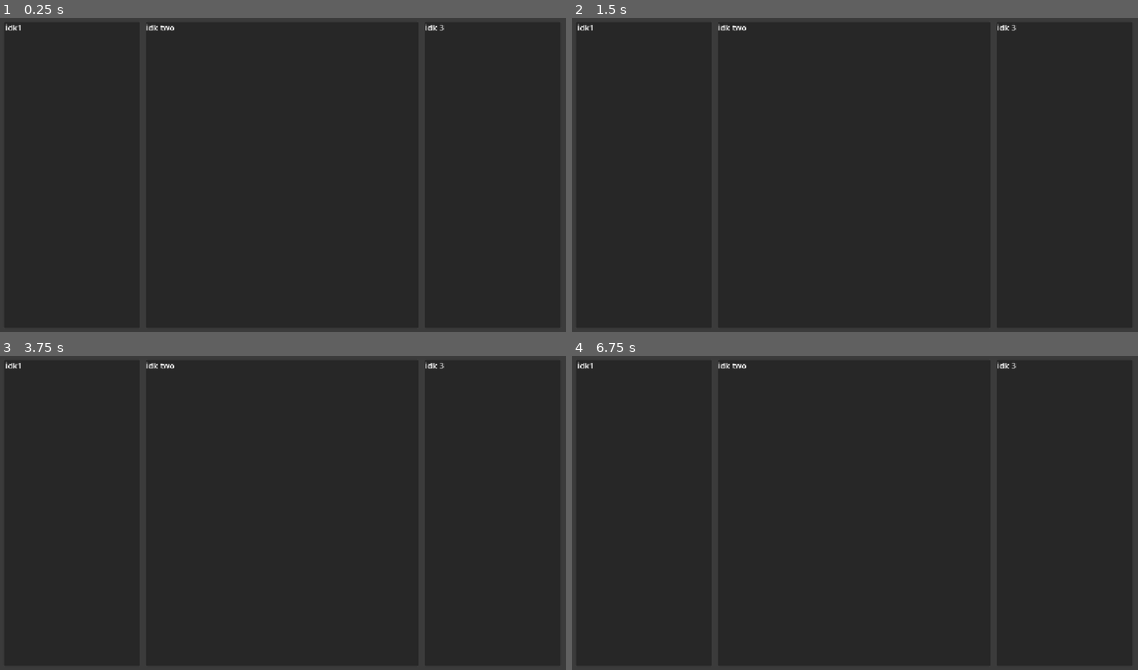
Above: before the commit, frames 1-4 (two rows, left to right).
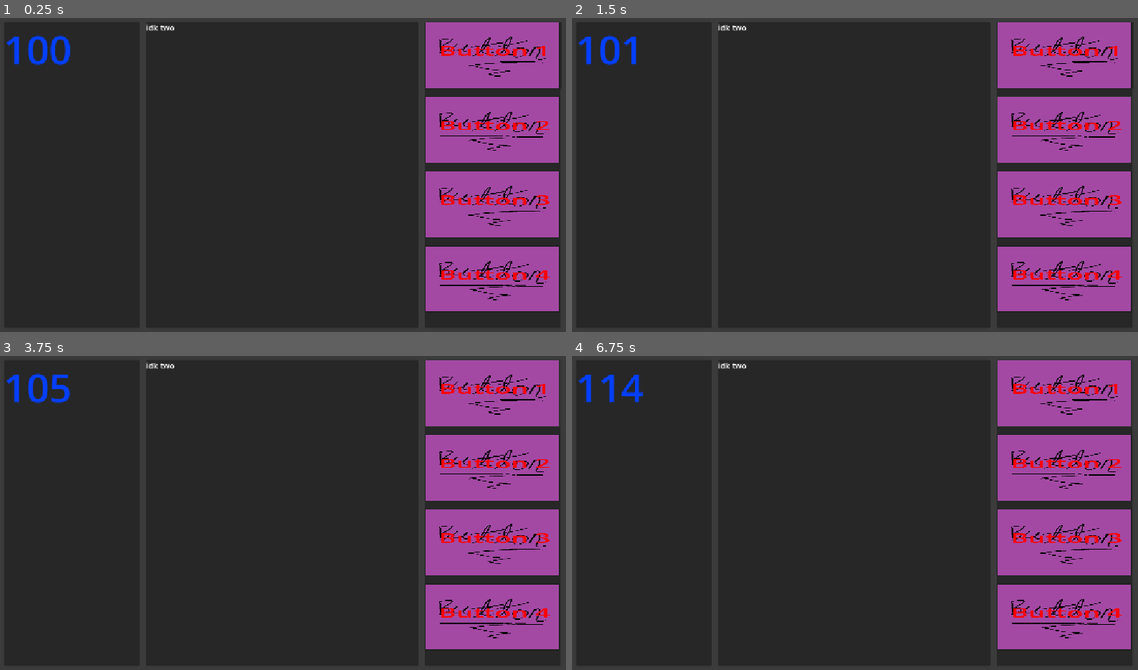
Above: after the commit, the same moments.

Repository: thehiddenspeaker/jam
Game: Godot game, scene res://main.tscn
Two runs of this game, one before a commit and one after it. Both use one fixed random seed, a clock stepped at 60 frames per second and the inputs below. Before the commit the project has no main scene; this scene is started directly in both runs.
Inputs (mouse positions are in pixels of both pictures, inside the frame that each line leads up to):
- Up to frame 1 (0.25 s): no input
- Up to frame 2 (1.5 s): click (1064, 55) at 0.5 s, where only the run after the commit has a clickable "BUTTON 1"; click (1064, 131) at 1.25 s, where only the run after the commit has a clickable "Button 2"
- Up to frame 3 (3.75 s): click (492, 541) at 2 s, where only the run after the commit has a clickable "Button 3"; click (492, 616) at 2.75 s, where only the run after the commit has a clickable "Button 4"; click (492, 393) at 3.5 s, where only the run after the commit has a clickable "BUTTON 1"
- Up to frame 4 (6.75 s): click (1064, 469) at 4.25 s, where only the run after the commit has a clickable "Button 2"; click (1064, 541) at 5 s, where only the run after the commit has a clickable "Button 3"; click (1064, 616) at 5.75 s, where only the run after the commit has a clickable "Button 4"; click (1064, 393) at 6.5 s, where only the run after the commit has a clickable "BUTTON 1"

The runs differ from the first frame. In frame 1, 20% of the frame differs, in the area x 1-99%, y 1-94%; in frame 2, 20%; in frame 3, 20%; in frame 4, 20%.

Commit message:
button update

Diff:
--- a/gamemanager.gd
+++ b/global.gd
@@ -1,5 +1,5 @@
 extends Node
-
+var money = 100
 
 # Called when the node enters the scene tree for the first time.
 func _ready() -> void:
--- /dev/null
+++ b/main.gd
@@ -0,0 +1,25 @@
+extends Control
+var mult = 1
+var value = 1
+# Called when the node enters the scene tree for the first time.
+func _ready() -> void:
+	pass # Replace with function body.
+
+# Called every frame. 'delta' is the elapsed time since the previous frame.
+func _process(delta: float) -> void:
+	$MarginContainer/gamelayout/Panel/MoneyLabel.text = str(global.money)
+	pass
+
+func _Button1Press() -> void:
+	global.money+=(value * mult)
+	pass # Replace with function body.
+
+
+func _Button2Press() -> void:
+	value+=1
+	pass # Replace with function body.
+
+
+func _Button3Press() -> void:
+	mult+=1
+	pass # Replace with function body.
--- a/main.tscn
+++ b/main.tscn
@@ -1,4 +1,7 @@
 [gd_scene format=3 uid="uid://dbipapmkjngp4"]
+
+[ext_resource type="Script" uid="uid://s7lyrglljvo" path="res://main.gd" id="1_0xm2m"]
+[ext_resource type="Texture2D" uid="uid://jreg8l5ssx6a" path="res://Button.png" id="1_ig7tw"]
 
 [node name="main" type="Control" unique_id=1660209080]
 layout_mode = 3
@@ -7,6 +10,7 @@
 anchor_bottom = 1.0
 grow_horizontal = 2
 grow_vertical = 2
+script = ExtResource("1_0xm2m")
 
 [node name="background" type="ColorRect" parent="." unique_id=860306054]
 layout_mode = 1
@@ -39,11 +43,12 @@
 layout_mode = 2
 size_flags_horizontal = 3
 
-[node name="Label" type="Label" parent="MarginContainer/gamelayout/Panel" unique_id=663465721]
+[node name="MoneyLabel" type="Label" parent="MarginContainer/gamelayout/Panel" unique_id=663465721]
 layout_mode = 0
 offset_right = 40.0
 offset_bottom = 23.0
-text = "idk1"
+theme_override_colors/font_color = Color(0.01570776, 0.24841452, 1, 1)
+theme_override_font_sizes/font_size = 80
 horizontal_alignment = 1
 
 [node name="Panel2" type="Panel" parent="MarginContainer/gamelayout" unique_id=643335365]
@@ -62,9 +67,91 @@
 layout_mode = 2
 size_flags_horizontal = 3
 
-[node name="Label" type="Label" parent="MarginContainer/gamelayout/Panel3" unique_id=1694088742]
+[node name="Button" type="Button" parent="MarginContainer/gamelayout/Panel3" unique_id=2134902223]
+layout_mode = 1
+anchors_preset = -1
+scale = Vector2(0.6, 0.3)
+theme_override_colors/font_color = Color(1, 0, 0, 1)
+theme_override_font_sizes/font_size = 25
+action_mode = 0
+text = "BUTTON 1
+"
+icon = ExtResource("1_ig7tw")
+clip_text = true
+
+[node name="Label" type="Label" parent="MarginContainer/gamelayout/Panel3/Button" unique_id=1668029936]
 layout_mode = 0
-offset_right = 40.0
-offset_bottom = 23.0
-text = "idk 3"
-horizontal_alignment = 1
+offset_left = 46.666664
+offset_top = 130.0
+offset_right = 421.66666
+offset_bottom = 254.0
+theme_override_colors/font_color = Color(1, 0, 0, 1)
+theme_override_font_sizes/font_size = 90
+text = "Button 1"
+
+[node name="Button2" type="Button" parent="MarginContainer/gamelayout/Panel3" unique_id=999645776]
+layout_mode = 1
+anchors_preset = -1
+offset_top = 150.0
+offset_right = 454.0
+offset_bottom = 598.0
+scale = Vector2(0.6, 0.3)
+action_mode = 0
+icon = ExtResource("1_ig7tw")
+clip_text = true
+
+[node name="Label" type="Label" parent="MarginContainer/gamelayout/Panel3/Button2" unique_id=1184699947]
+layout_mode = 0
+offset_left = 46.666664
+offset_top = 130.0
+offset_right = 421.66666
+offset_bottom = 254.0
+theme_override_colors/font_color = Color(1, 0, 0, 1)
+theme_override_font_sizes/font_size = 90
+text = "Button 2"
+
+[node name="Button3" type="Button" parent="MarginContainer/gamelayout/Panel3" unique_id=687077863]
+layout_mode = 1
+anchors_preset = -1
+offset_top = 300.0
+offset_right = 454.0
+offset_bottom = 748.0
+scale = Vector2(0.6, 0.3)
+action_mode = 0
+icon = ExtResource("1_ig7tw")
+clip_text = true
+
+[node name="Label" type="Label" parent="MarginContainer/gamelayout/Panel3/Button3" unique_id=1779831404]
+layout_mode = 0
+offset_left = 46.666664
+offset_top = 130.0
+offset_right = 421.66666
+offset_bottom = 254.0
+theme_override_colors/font_color = Color(1, 0, 0, 1)
+theme_override_font_sizes/font_size = 90
+text = "Button 3"
+
+[node name="Button4" type="Button" parent="MarginContainer/gamelayout/Panel3" unique_id=1964571725]
+layout_mode = 1
+anchors_preset = -1
+offset_top = 450.0
+offset_right = 454.0
+offset_bottom = 898.0
+scale = Vector2(0.6, 0.3)
+action_mode = 0
+icon = ExtResource("1_ig7tw")
+clip_text = true
+
+[node name="Label" type="Label" parent="MarginContainer/gamelayout/Panel3/Button4" unique_id=1430563371]
+layout_mode = 0
+offset_left = 46.666664
+offset_top = 130.0
+offset_right = 421.66666
+offset_bottom = 254.0
+theme_override_colors/font_color = Color(1, 0, 0, 1)
+theme_override_font_sizes/font_size = 90
+text = "Button 4"
+
+[connection signal="pressed" from="MarginContainer/gamelayout/Panel3/Button" to="." method="_Button1Press"]
+[connection signal="pressed" from="MarginContainer/gamelayout/Panel3/Button2" to="." method="_Button2Press"]
+[connection signal="pressed" from="MarginContainer/gamelayout/Panel3/Button3" to="." method="_Button3Press"]
--- /dev/null
+++ b/node_2d.tscn
@@ -0,0 +1,3 @@
+[gd_scene format=3 uid="uid://dpec6rot76n7b"]
+
+[node name="Node2D" type="Node2D" unique_id=861254762]
--- a/project.godot
+++ b/project.godot
@@ -11,12 +11,13 @@
 [application]
 
 config/name="jam"
+run/main_scene="uid://dbipapmkjngp4"
 config/features=PackedStringArray("4.7", "Mobile")
 config/icon="res://icon.svg"
 
 [autoload]
 
-Gamemanager="*uid://bjf1mchcaj05d"
+global="*uid://bjf1mchcaj05d"
 
 [display]
 
Binary file added: Button.png
Not shown, added: Button.png.import
Renamed: gamemanager.gd.uid -> global.gd.uid
Not shown, added: main.gd.uid
